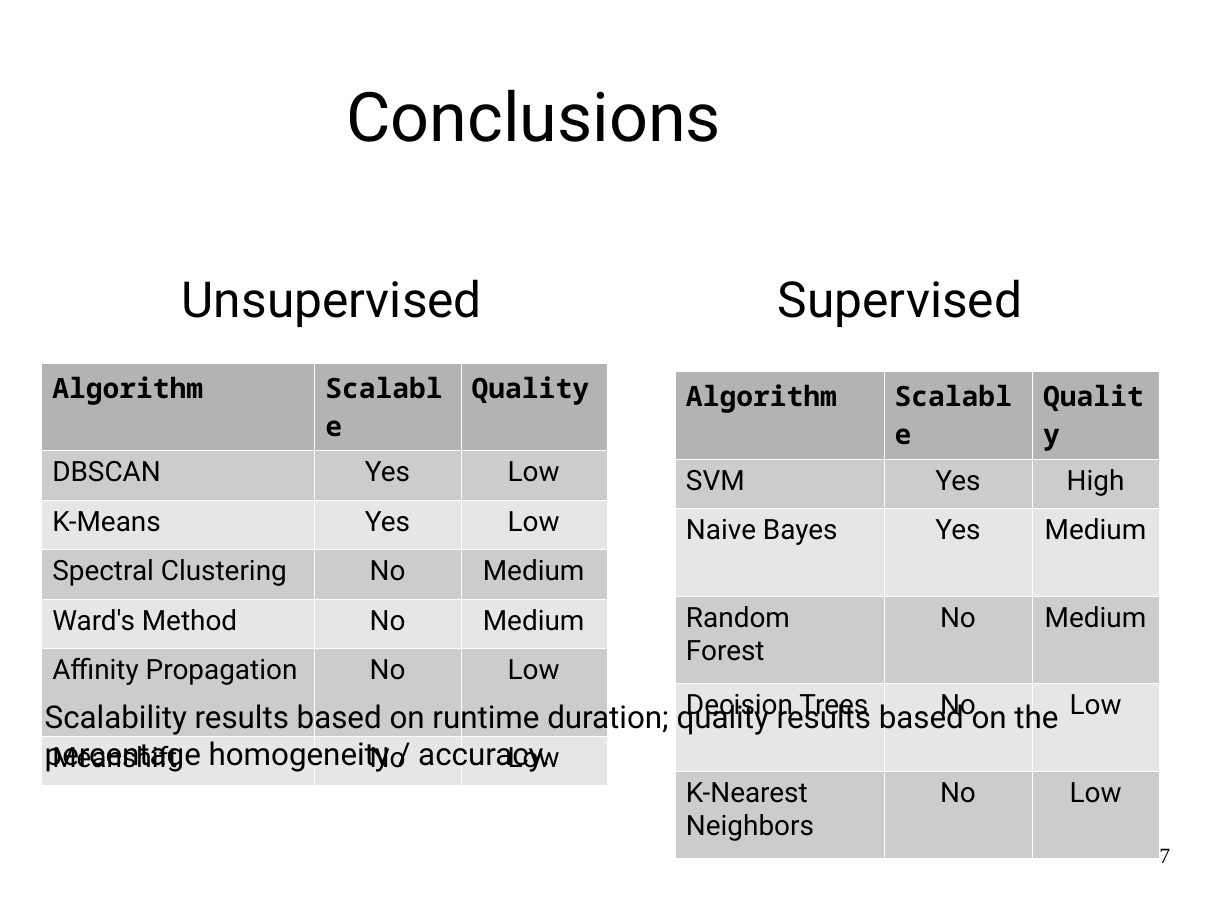
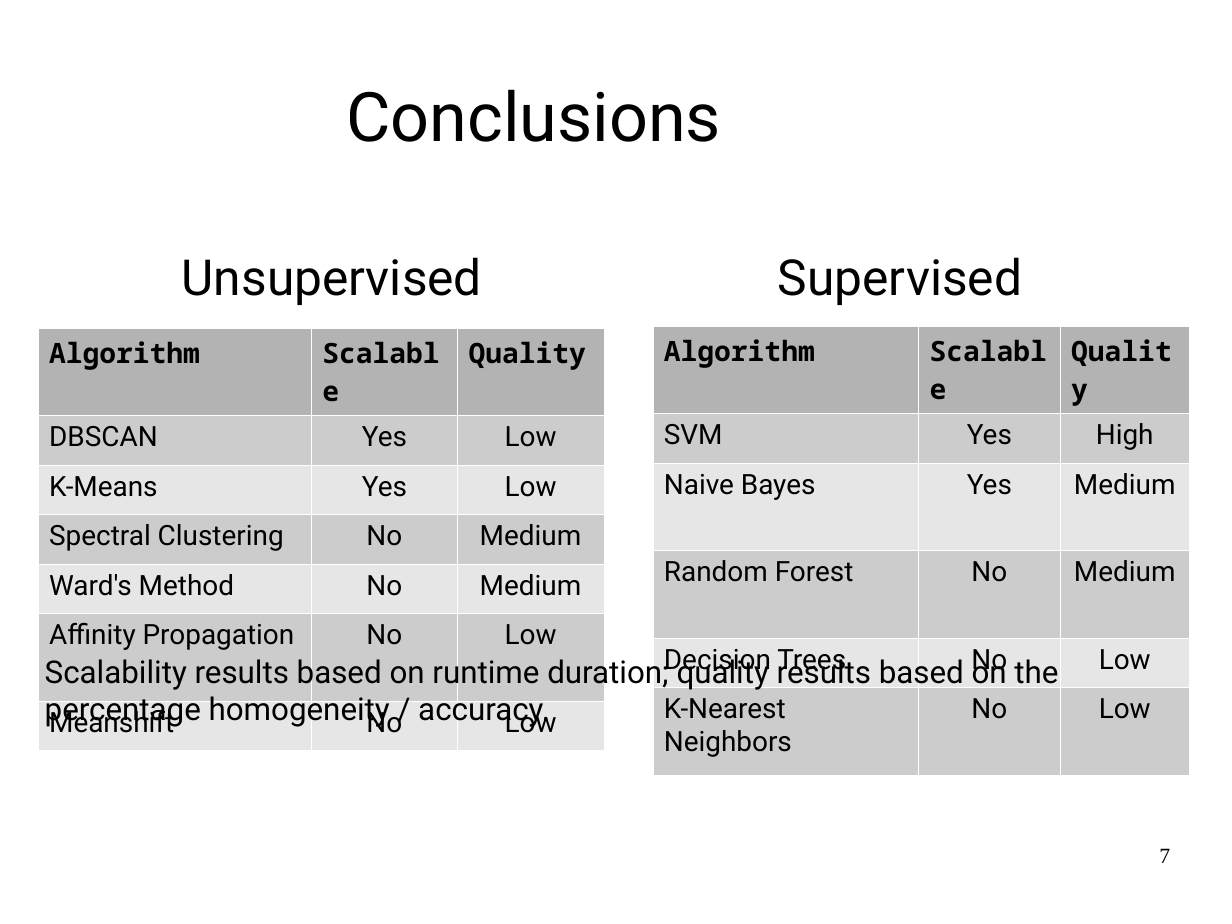
Before and after one commit to jrouly/stackmining, a slide deck: slide 7 of presentation/rouly_wells_presentation.odp. Drawn at 1232x924 pixels with LibreOffice and Linux fonts; fonts in the diff are those of the drawing; background and template pictures are left out. Boxes give left, top, right and bottom in pixels: in the first picture for what was removed or moved away, otherwise in the second. Text is boxed around its words. In the diff, an @@ line names an element or a change of style, - is before the commit and + after.

```diff
--- a/presentation/rouly_wells_presentation.odp
+++ b/presentation/rouly_wells_presentation.odp
@@ text "Unsupervised": place and size @@
-text "Unsupervised" at <box>182,279,482,327</box>
+text "Unsupervised" at <box>182,257,482,305</box>
@@ text "Supervised": place and size @@
-text "Supervised" at <box>778,279,1022,327</box>
+text "Supervised" at <box>778,257,1022,305</box>
@@ table: place and size @@
-table at <box>41,363,607,776</box>
+table at <box>38,329,604,737</box>
@@ table: place and size @@
-table at <box>675,371,1159,845</box>
+table at <box>653,326,1191,761</box>
@@ text "Scalability results based on runtime ..." rewrapped from <box>45,699,871,772</box> to <box>45,655,1058,728</box> @@
```
Also in this commit, not shown: 2 other slides changed, 1 other file.
